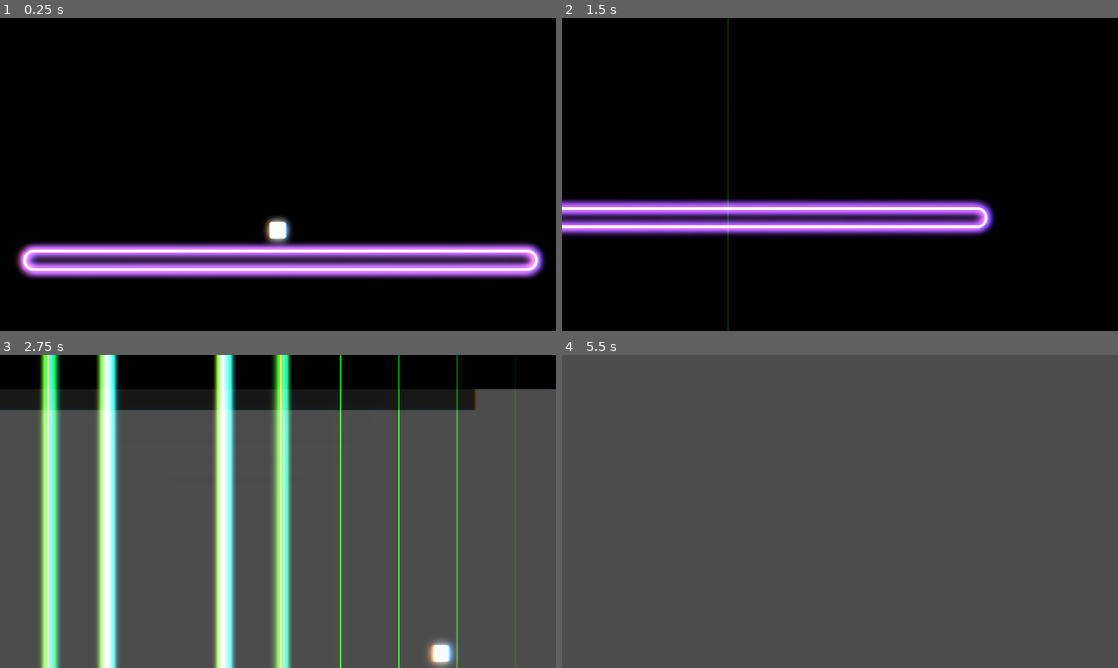
Above: before the commit, frames 1-4 (two rows, left to right).
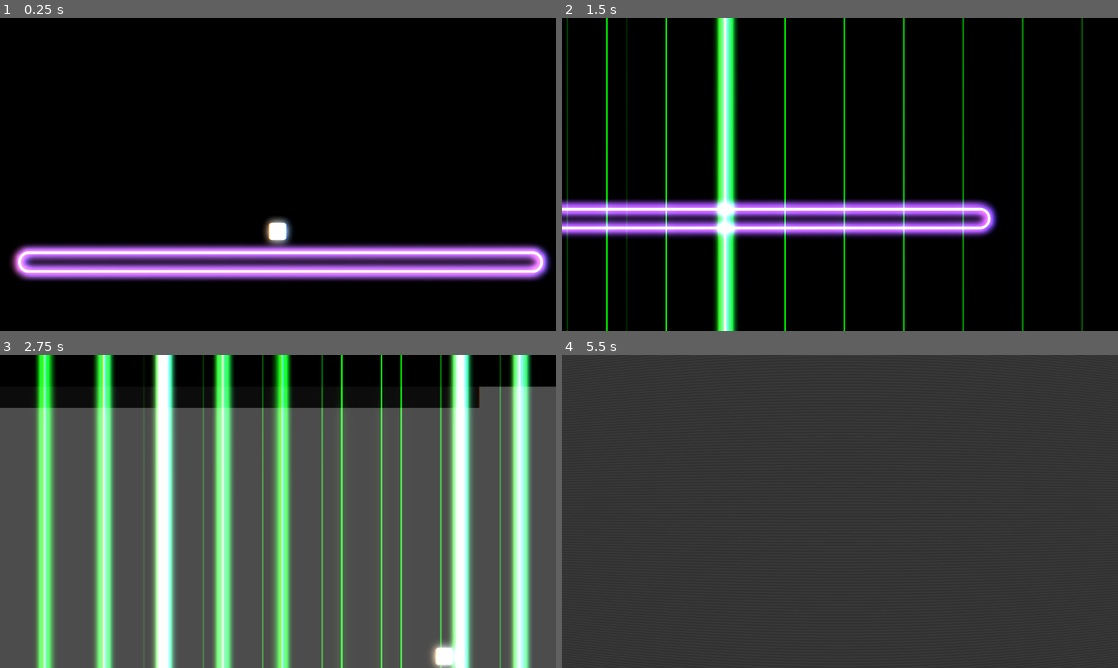
Above: after the commit, the same moments.

Repository: FireEntity1/beat-jumper
Game: Godot game, scene res://scenes/main_game.tscn
Two runs of this game, one before a commit and one after it. Both use one fixed random seed, a clock stepped at 60 frames per second and the inputs below.
Inputs:
- Up to frame 1 (0.25 s): no input
- Up to frame 2 (1.5 s): tap Enter at 0.5 s; hold D (right) from 0.53 s (still down); tap Ctrl (dash) at 0.6 s; tap Space (jump) at 0.77 s; tap S (slam) at 1.35 s
- Up to frame 3 (2.75 s): tap Space (jump) at 1.52 s; release D (right) at 2.03 s; hold Left (left) from 2.03 s (still down); tap Alt at 2.1 s
- Up to frame 4 (5.5 s): release Left (left) at 2.78 s; hold D (right) 2.78-4.28 s; tap Shift at 2.85 s; tap Space (jump) at 3.02, 3.77, 4.52, 5 s; tap Ctrl (dash) at 3.6 s; hold Left (left) 4.28-5.03 s; tap S (slam) at 4.35 s; hold D (right) from 5.03 s (still down); tap Alt at 5.1 s

The runs differ from the first frame. In frame 1, 11% of the frame differs, in the area x 1-100%, y 64-84%; in frame 2, 12%; in frame 3, 31%; in frame 4, 40%, in the area x 0-100%, y 0-100%.

Commit message:
feat: crt//disable platform/visualizer

Diff:
--- a/components/player.tscn
+++ b/components/player.tscn
@@ -1,8 +1,10 @@
-[gd_scene load_steps=6 format=3 uid="uid://dg2baiggrj1"]
+[gd_scene load_steps=10 format=3 uid="uid://dg2baiggrj1"]
 
 [ext_resource type="Script" uid="uid://o3l8jxgj15gh" path="res://scripts/player.gd" id="1_51jd6"]
 [ext_resource type="Texture2D" uid="uid://cp00voqwjwugr" path="res://sprites/player.png" id="2_51jd6"]
 [ext_resource type="Shader" uid="uid://cfougkojpbfp6" path="res://shaders/chromabb.gdshader" id="3_uapwn"]
+[ext_resource type="Shader" uid="uid://d1dhhkfpacurf" path="res://shaders/shake.gdshader" id="4_5odhx"]
+[ext_resource type="Shader" uid="uid://b71npkfnggvy6" path="res://shaders/vhs.gdshader" id="5_1kub6"]
 
 [sub_resource type="RectangleShape2D" id="RectangleShape2D_0g4kb"]
 size = Vector2(86, 87)
@@ -12,6 +14,18 @@
 shader_parameter/r_displacement = Vector2(3, 0)
 shader_parameter/g_displacement = Vector2(0, 0)
 shader_parameter/b_displacement = Vector2(-3, 0)
+
+[sub_resource type="ShaderMaterial" id="ShaderMaterial_1kub6"]
+shader = ExtResource("4_5odhx")
+shader_parameter/ShakeStrength = 0.0
+shader_parameter/FactorA = Vector2(100, 100)
+shader_parameter/FactorB = Vector2(1, 1)
+shader_parameter/magnitude = Vector2(0.01, 0.01)
+
+[sub_resource type="ShaderMaterial" id="ShaderMaterial_kuobi"]
+shader = ExtResource("5_1kub6")
+shader_parameter/scanline_count = 108.065
+shader_parameter/intensity = 0.0
 
 [node name="player" type="CharacterBody2D"]
 script = ExtResource("1_51jd6")
@@ -43,3 +57,23 @@
 offset_top = -27.0
 offset_right = 1950.0
 offset_bottom = 1109.0
+
+[node name="layer2" type="CanvasLayer" parent="."]
+layer = 2
+
+[node name="shake" type="ColorRect" parent="layer2"]
+material = SubResource("ShaderMaterial_1kub6")
+offset_left = -39.0
+offset_top = -27.0
+offset_right = 1950.0
+offset_bottom = 1109.0
+
+[node name="layer3" type="CanvasLayer" parent="."]
+layer = 3
+
+[node name="vhs" type="ColorRect" parent="layer3"]
+material = SubResource("ShaderMaterial_kuobi")
+offset_left = -39.0
+offset_top = -27.0
+offset_right = 1950.0
+offset_bottom = 1109.0
--- a/scenes/main_game.tscn
+++ b/scenes/main_game.tscn
@@ -24,15 +24,15 @@
 shader_parameter/color_main = Color(15.847, 7.923, 9.016, 1)
 shader_parameter/color_accent = Color(0, 0, 0, 1)
 shader_parameter/color_glow = Color(0, 0, 0, 1)
-shader_parameter/scanline_speed = 0.0
+shader_parameter/scanline_speed = 0.323
 shader_parameter/scanline_density = 100.0
 shader_parameter/chromatic_aberration = 0.009
-shader_parameter/brightness = 0.5
-shader_parameter/opacity = 0.017
+shader_parameter/brightness = 2.0
+shader_parameter/opacity = 0.003
 shader_parameter/is_circle = true
-shader_parameter/circle_softness = 0.0
+shader_parameter/circle_softness = 0.033
 shader_parameter/edge_thickness = 0.01
-shader_parameter/edge_intensity = 1.41
+shader_parameter/edge_intensity = 1.249
 
 [sub_resource type="ParticleProcessMaterial" id="ParticleProcessMaterial_ygxny"]
 particle_flag_disable_z = true
@@ -115,7 +115,7 @@
 offset_top = -984.0
 offset_right = 1230.0
 offset_bottom = 406.0
-color = Color(0, 0, 0, 0.65)
+color = Color(0, 0, 0, 0.781)
 
 [node name="backlit_particles" type="GPUParticles2D" parent="parallax"]
 visible = false
--- a/scripts/event_handler.gd
+++ b/scripts/event_handler.gd
@@ -29,9 +29,15 @@
 		"colour": "purple",
 		"speed": 1
 	},
-	{
-		"type": "laser_sweep",
-		"beat": 4,
+	#{
+		#"type": "shake",
+		#"beat": 3,
+		#"status": true,
+		#"strength": 0.2
+	#},
+	{
+		"type": "laser_sweep",
+		"beat": 3,
 		"pos": Vector2(5,1),
 		"rot": 90,
 		"amount": 8,
@@ -42,20 +48,59 @@
 	},
 	{
 		"type": "laser_sweep",
-		"beat": 5,
+		"beat": 3.75,
+		"pos": Vector2(3,1),
+		"rot": 90,
+		"amount": 8,
+		"speed": 1.0/8.0,
+		"distance": 300,
+		"outwards": true,
+		"colour": ["green","green"]
+	},
+	{
+		"type": "laser_sweep",
+		"beat": 4.5,
 		"pos": Vector2(5,1),
 		"rot": 90,
 		"amount": 8,
-		"speed": 1.0/4.0,
-		"distance": 300,
-		"outwards": true,
-		"colour": ["green","green"]
-	},
-	#{
-		#"type": "sun",
-		#"beat": 0,
-		#"length": 7
-	#},
+		"speed": 1.0/8.0,
+		"distance": 300,
+		"outwards": true,
+		"colour": ["green","green"]
+	},
+	{
+		"type": "laser_sweep",
+		"beat": 5.25,
+		"pos": Vector2(5,1),
+		"rot": 90,
+		"amount": 8,
+		"speed": 1.0/8.0,
+		"distance": 300,
+		"outwards": true,
+		"colour": ["green","green"]
+	},
+	{
+		"type": "laser_sweep",
+		"beat": 6,
+		"pos": Vector2(5,1),
+		"rot": 90,
+		"amount": 8,
+		"speed": 1.0/8.0,
+		"distance": 300,
+		"outwards": true,
+		"colour": ["green","green"]
+	},
+	{
+		"type": "laser_sweep",
+		"beat": 6,
+		"pos": Vector2(7,1),
+		"rot": 90,
+		"amount": 8,
+		"speed": 1.0/8.0,
+		"distance": 300,
+		"outwards": true,
+		"colour": ["green","green"]
+	},
 	{
 		"type": "platform_colour",
 		"beat": 5,
@@ -70,22 +115,16 @@
 		"colour": "blue"
 	},
 	{
-		"type": "camera_kick",
-		"beat": 3,
-		"status": true,
-		"speed": 1.0/8.0
-	},
-	{
 		"type": "platform_colour",
 		"beat": 7,
-		"colour": "orange",
+		"colour": "black",
 		"speed": 10
 	},
 	{
 		"type": "platform_colour",
-		"beat": 9,
+		"beat": 10,
 		"colour": "hotpink",
-		"speed": 2
+		"speed": 3
 	},
 	{
 		"type": "laser_circle",
@@ -100,10 +139,25 @@
 		"direction": 1
 	},
 	{
-		"type": "camera_kick",
+		"type": "visualizer",
 		"beat": 7,
 		"status": false,
-		"speed": 1.0/4.0
+	},
+	{
+		"type": "shake",
+		"beat": 7,
+		"status": false,
+		"strength": 0.5
+	},
+	{
+		"type": "vhs",
+		"beat": 7,
+		"status": true
+	},
+	{
+		"type": "vhs",
+		"beat": 10,
+		"status": false
 	},
 	{
 		"type": "laser_circle",
@@ -118,16 +172,15 @@
 		"direction": 1
 	},
 	{
+		"type": "visualizer",
+		"beat": 11,
+		"status": true,
+	},
+	{
 		"type": "camera_kick",
 		"beat": 11,
 		"status": true,
 		"speed": 1.0/4.0
-	},
-	{
-		"type": "platform_colour",
-		"beat": 11,
-		"colour": "hotpink",
-		"speed": 5
 	},
 	{
 		"type": "laser_circle",
@@ -160,6 +213,7 @@
 	last_beat = beat
 	beat += (bpm/60)*delta
 	global.beat = beat
+	global.current_col = $main_platform/platform_sprite.modulate
 	$main_platform/platform_sprite.modulate.r = move_toward($main_platform/platform_sprite.modulate.r,target_platform_colour[0],delta*platform_colour_speed)
 	$main_platform/platform_sprite.modulate.g = move_toward($main_platform/platform_sprite.modulate.g,target_platform_colour[1],delta*platform_colour_speed)
 	$main_platform/platform_sprite.modulate.b = move_toward($main_platform/platform_sprite.modulate.b,target_platform_colour[2],delta*platform_colour_speed)
@@ -198,6 +252,20 @@
 			elif event.type == "camera_kick":
 				global.camera_kick = event.status
 				global.camera_kick_speed = event.speed
+				event_index += 1
+				continue
+			elif event.type == "shake":
+				global.shake = event.status
+				global.shake_strength = event.strength
+				event_index += 1
+				print("shake set to ", event.status, " strength: ", event.strength)
+				continue
+			elif event.type == "visualizer":
+				global.visualizer = event.status
+				event_index += 1
+				continue
+			elif event.type == "vhs":
+				global.vhs = event.status
 				event_index += 1
 				continue
 			elif event.type in event_types:
--- a/scripts/global.gd
+++ b/scripts/global.gd
@@ -6,8 +6,17 @@
 var grid_mult = Vector2(275,160)
 var grid_offset = Vector2(-1660,-670)
 
+var visualizer = true
+
+var vhs = false
+
 var camera_kick = false
 var camera_kick_speed = 1.0
+
+var current_col: Color
+
+var shake = false
+var shake_strength = 0.5
 
 var prefire_sec = {
 	"laser": 0.6,
@@ -16,7 +25,10 @@
 
 	"platform_colour": 0.0,
 	"sun": 0.0,
-	"camera_kick": 0.0
+	"camera_kick": 0.0,
+	"shake": 0.0,
+	"visualizer": 0.0,
+	"vhs": 0.0
 }
 
 var prefire_beat = {
@@ -26,7 +38,10 @@
 
 	"platform_colour": prefire_sec.platform_colour * (bpm / 60.0),
 	"sun": prefire_sec.sun * (bpm / 60.0),
-	"camera_kick": prefire_sec.camera_kick * (bpm / 60.0)
+	"camera_kick": prefire_sec.camera_kick * (bpm / 60.0),
+	"shake": prefire_sec.shake * (bpm/60.0),
+	"visualizer": prefire_sec.visualizer * (bpm/60.0),
+	"vhs": prefire_sec.vhs * (bpm/60.0)
 }
 
 const defaults = {
@@ -69,6 +84,28 @@
 		"type": "sun",
 		"beat": 0,
 		"length": 1
+	},
+	"camera_kick": {
+		"type": "camera_kick",
+		"beat": 0,
+		"status": true,
+		"speed": 1.0/4.0
+	},
+	"shake": {
+		"type": "shake",
+		"beat": 0,
+		"status": true,
+		"strength": 0.5
+	},
+	"visualizer": {
+		"type": "visualizer",
+		"beat": 0,
+		"status": true
+	},
+	"vhs": {
+		"type": "vhs",
+		"beat": 0,
+		"status": true,
 	}
 }
 
@@ -87,11 +124,12 @@
 	"hotpink": Color(3,1,2.5),
 	"pink": Color(3,2,3),
 	"blue": Color(1,3,3),
-	"green": Color(2,3,2),
+	"green": Color(1.3,2.3,1.3),
 	"red": Color(3,1,1.5),
 	"purple": Color(2,1,3),
 	"orange": Color(3,2,1),
 	"white": Color(3,3,3),
+	"black": Color(0.0,0.0,0.0)
 }
 
 func _ready() -> void:
--- a/scripts/player.gd
+++ b/scripts/player.gd
@@ -15,6 +15,8 @@
 var scale_target = Vector2(1,1)
 
 @onready var chromabb = $layer/chromabb.material as ShaderMaterial
+@onready var shake = $layer2/shake.material as ShaderMaterial
+@onready var vhs = $layer3/vhs.material as ShaderMaterial
 
 func _ready() -> void:
 	pulse_loop()
@@ -43,6 +45,16 @@
 		chromabb.get_shader_parameter("r_displacement").move_toward(Vector2(3.0,0),delta*100))
 		chromabb.set_shader_parameter("b_displacement",
 		chromabb.get_shader_parameter("b_displacement").move_toward(Vector2(-3.0,0),delta*100))
+	if global.shake:
+		shake.set_shader_parameter("ShakeStrength",global.shake_strength)
+	else:
+		shake.set_shader_parameter("ShakeStrength",0.0)
+	if global.vhs:
+		vhs.set_shader_parameter("intensity",
+		move_toward(vhs.get_shader_parameter("intensity"),1.0,delta))
+	else:
+		vhs.set_shader_parameter("intensity",
+		move_toward(vhs.get_shader_parameter("intensity"),0.0,delta))
 
 func _physics_process(delta: float) -> void:
 	# Add the gravity.
--- a/scripts/visualizer.gd
+++ b/scripts/visualizer.gd
@@ -42,10 +42,13 @@
 		else:
 			bar_energies[i] = lerp(bar_energies[i], energy, fall_speed)
 		var current_bar = bars[i]
-		var target_height = bar_energies[i] * 200 * clamp(1/max(i,1),0.3,10)
-
-		current_bar.scale.y = lerp(current_bar.scale.y, target_height/50, 0.5)
-		current_bar.modulate = Color(1.5, 0.5, 2.0) * (1.0 + bar_energies[i] * 1.0)
+		var target_height = bar_energies[i] * 50 * clamp(0.2*max(i,1),0.5,3)
+		if global.visualizer:
+			current_bar.scale.y = lerp(current_bar.scale.y, target_height/50, 0.5)
+			current_bar.modulate = global.current_col*(2.0/3.0) * (1.0 + bar_energies[i] * 1.0)
+		else:
+			current_bar.scale.y = 0
+			current_bar.modulate = 0
 		if i >= count:
 			current_bar.scale.y = 0
 		prev_hz = hz
--- /dev/null
+++ b/shaders/vhs.gdshader
@@ -0,0 +1,33 @@
+//---CRT Shader---
+shader_type canvas_item;
+
+uniform float scanline_count : hint_range(0, 1800) = 50.0;
+uniform float intensity : hint_range(0.0, 1.0) = 1.0; // 0 = invisible, 1 = full effect
+
+uniform sampler2D SCREEN_TEXTURE: hint_screen_texture, filter_linear_mipmap;
+
+vec2 uv_curve(vec2 uv)
+{
+    uv = (uv - 0.5) * 2.0;
+
+    uv.x *= 1.0 + pow(abs(uv.y) / 3.0, 2.0);
+    uv.y *= 1.0 + pow(abs(uv.x) / 3.0, 2.0);
+
+    uv = (uv / 2.0) + 0.5;
+    return uv;
+}
+
+void fragment()
+{
+    float r = texture(SCREEN_TEXTURE, uv_curve(SCREEN_UV) + vec2(SCREEN_PIXEL_SIZE.x * 0.0), 0.0).r;
+    float g = texture(SCREEN_TEXTURE, uv_curve(SCREEN_UV) + vec2(SCREEN_PIXEL_SIZE.x * 2.0), 0.0).g;
+    float b = texture(SCREEN_TEXTURE, uv_curve(SCREEN_UV) + vec2(SCREEN_PIXEL_SIZE.x * -2.0), 0.0).b;
+
+    float s = sin(uv_curve(SCREEN_UV).y * scanline_count * PI * 2.0);
+    s = (s * 0.5 + 0.5) * 0.9 + 0.1;
+    vec4 scan_line = vec4(vec3(pow(s, 0.25)), 1.0);
+
+    // Apply intensity (0 = invisible, 1 = normal)
+    vec4 crt_color = vec4(r, g, b, 1.0) * scan_line;
+    COLOR = mix(vec4(0.0), crt_color, intensity);
+}
Not shown, added: shaders/vhs.gdshader.uid
